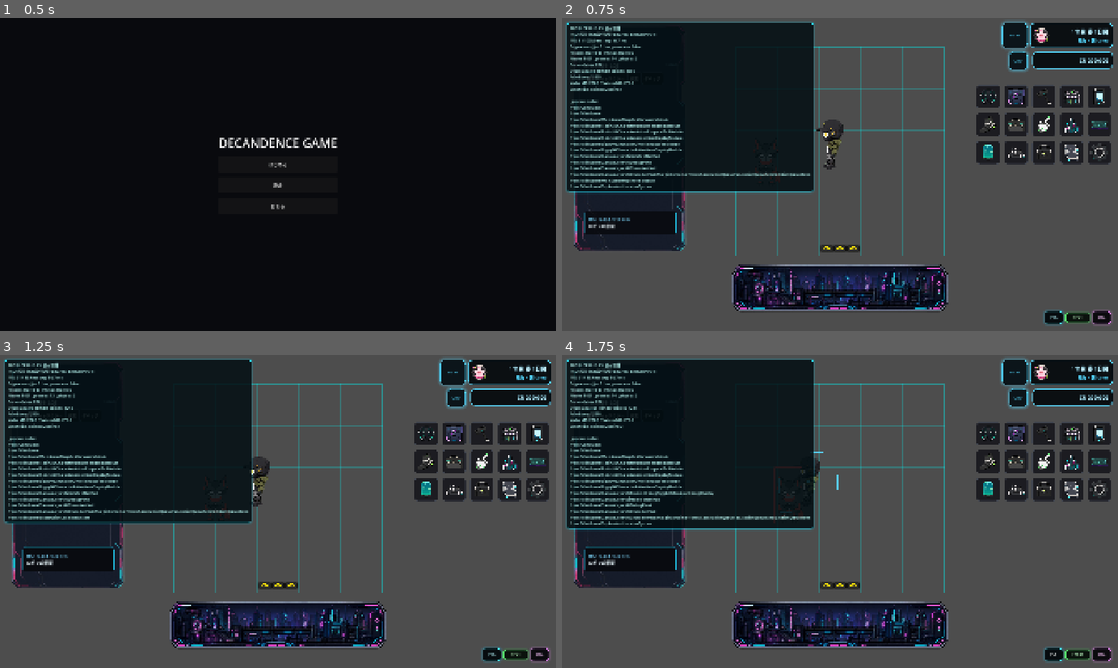
Above: before the commit, frames 1-4 (two rows, left to right).
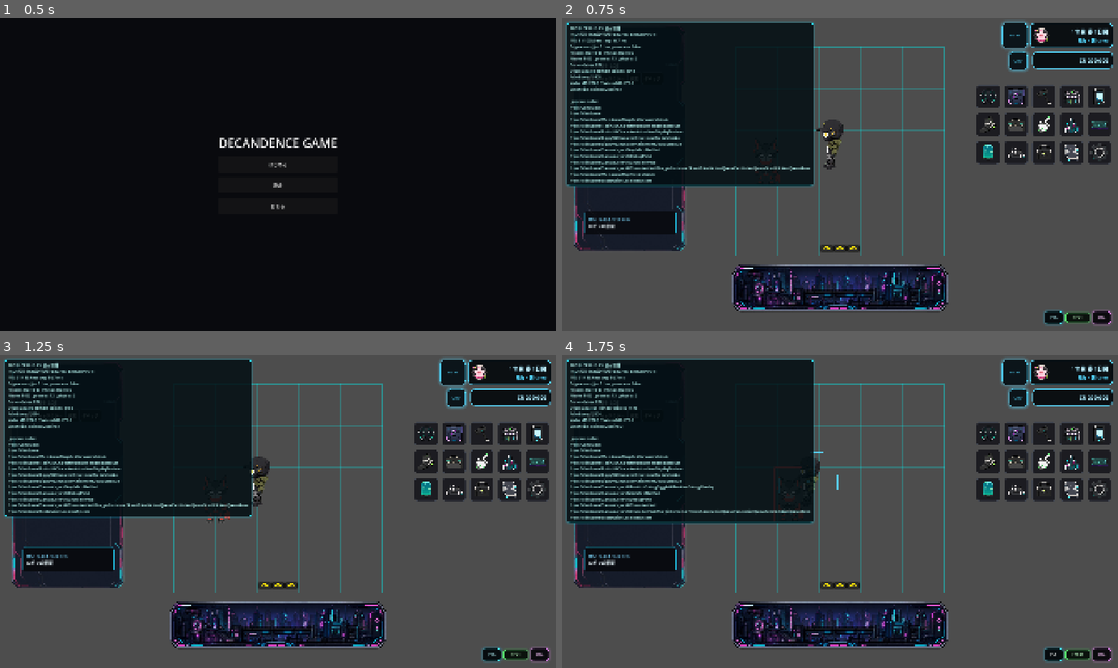
Above: after the commit, the same moments.

Repository: grimoire1089-coder/optimistic
Game: Godot game, scene res://Scenes/Boot/TitleScene.tscn
Same seed, same stepped clock (60 frames per second), same inputs: the game is played once before the commit and once after it. Sound files missing from this copy of the repository are replaced by a short silence.
Inputs:
- Up to frame 1 (0.5 s): no input
- Up to frame 2 (0.75 s): click "はじめる" at 0.5 s
- Up to frame 3 (1.25 s): no input
- Up to frame 4 (1.75 s): click "POS" at 1.25 s

Frame 1 is identical in both runs. In frame 2, 1.9% of the frame differs, in the area x 0-46%, y 12-56%; in frame 3, 1.6%; in frame 4, 2.1%.

Commit message:
Use timer for AI action progress bar updates

Diff:
--- a/Scripts/Characters/Modules/AICharacterActionProgressBarModule.gd
+++ b/Scripts/Characters/Modules/AICharacterActionProgressBarModule.gd
@@ -13,6 +13,7 @@
 @export var border_color: Color = Color(0.0, 0.95, 1.0, 0.72)
 @export var corner_radius: int = 4
 @export var update_interval_seconds: float = 0.1
+@export var idle_check_interval_seconds: float = 0.35
 
 var _body: Node2D
 var _hydrate_behavior: Node
@@ -22,30 +23,35 @@
 var _read_book_behavior: Node
 var _bar: ProgressBar
 var _bar_add_deferred := false
-var _update_timer := 0.0
+var _update_timer: Timer
 
 
 func _ready() -> void:
 	_body = get_parent() as Node2D
 	_resolve_refs()
 	_request_bar()
-	set_process(true)
+	_ensure_update_timer()
+	_update_timer.start()
 
 
 func setup(body: Node2D) -> void:
 	_body = body
 	_resolve_refs()
 	_request_bar()
+	_ensure_update_timer()
+	if _update_timer != null and _update_timer.is_stopped():
+		_update_timer.start()
 
 
-func _process(delta: float) -> void:
-	_update_timer -= maxf(delta, 0.0)
-	if _update_timer > 0.0:
-		return
-	_update_timer = maxf(update_interval_seconds, 0.05)
+func refresh_action_progress_bar() -> void:
 	_resolve_refs()
 	_request_bar()
 	_update_bar()
+	_sync_update_timer_interval()
+
+
+func _on_update_timer_timeout() -> void:
+	refresh_action_progress_bar()
 
 
 func _update_bar() -> void:
@@ -146,6 +152,31 @@
 	_bar.add_theme_stylebox_override("fill", fill_style)
 
 
+func _ensure_update_timer() -> void:
+	if _update_timer != null and is_instance_valid(_update_timer):
+		return
+	_update_timer = Timer.new()
+	_update_timer.name = "ActionProgressBarUpdateTimer"
+	_update_timer.one_shot = false
+	_update_timer.autostart = false
+	_update_timer.wait_time = maxf(idle_check_interval_seconds, 0.05)
+	_update_timer.timeout.connect(_on_update_timer_timeout)
+	add_child(_update_timer)
+
+
+func _sync_update_timer_interval() -> void:
+	if _update_timer == null or not is_instance_valid(_update_timer):
+		return
+	var has_source := _get_active_progress_source() != null
+	var next_wait_time := update_interval_seconds if has_source else idle_check_interval_seconds
+	next_wait_time = maxf(next_wait_time, 0.05)
+	if is_equal_approx(_update_timer.wait_time, next_wait_time):
+		return
+	_update_timer.wait_time = next_wait_time
+	if not _update_timer.is_stopped():
+		_update_timer.start()
+
+
 func _resolve_refs() -> void:
 	if _body == null:
 		_body = get_parent() as Node2D
